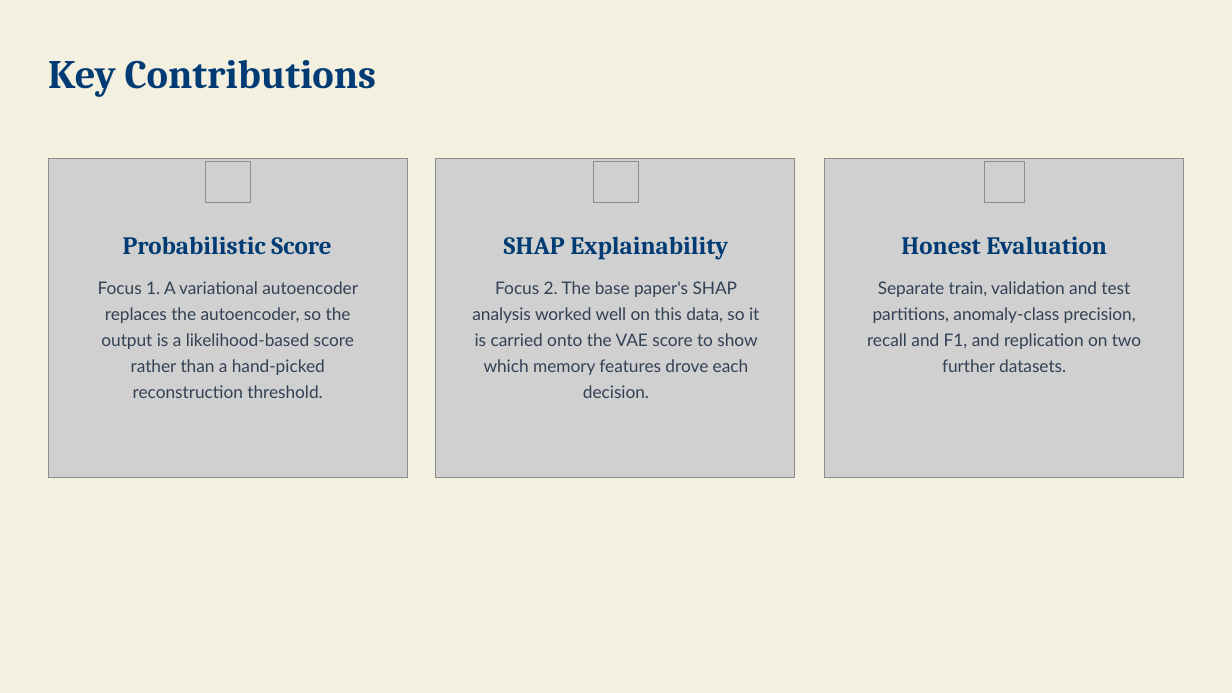
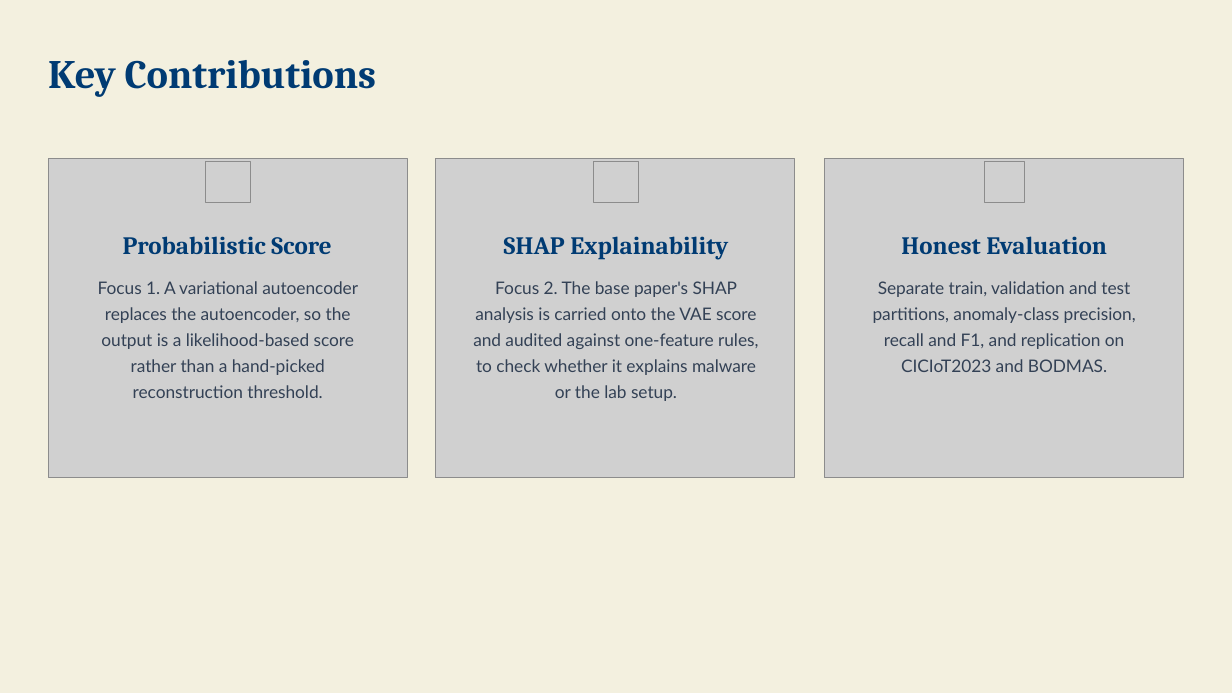
Before and after one commit to SoulDeplane/Probabilistic-Anomaly-Scoring, a slide deck: slide 10 of Writeup/PPT 1.pptx. Drawn at 1232x693 pixels with LibreOffice and Linux fonts; fonts in the diff are those of the drawing; grey boxes stand for pictures; background and template pictures are left out. Boxes give left, top, right and bottom in pixels: in the first picture for what was removed or moved away, otherwise in the second. Text is boxed around its words. In the diff, an @@ line names an element or a change of style, - is before the commit and + after.

```diff
--- a/Writeup/PPT 1.pptx
+++ b/Writeup/PPT 1.pptx
@@ text at <box>473,281,758,401</box>: text changed @@
-Focus 2. The base paper's SHAP analysis worked well on this data, so it is carried onto the VAE score to show which memory features drove each decision.
+Focus 2. The base paper's SHAP analysis is carried onto the VAE score and audited against one-feature rules, to check whether it explains malware or the lab setup.
@@ text at <box>873,281,1136,372</box>: text changed @@
-Separate train, validation and test partitions, anomaly-class precision, recall and F1, and replication on two further datasets.
+Separate train, validation and test partitions, anomaly-class precision, recall and F1, and replication on CICIoT2023 and BODMAS.
```
Also in this commit, not shown: 8 other slides changed, 34 other files.
